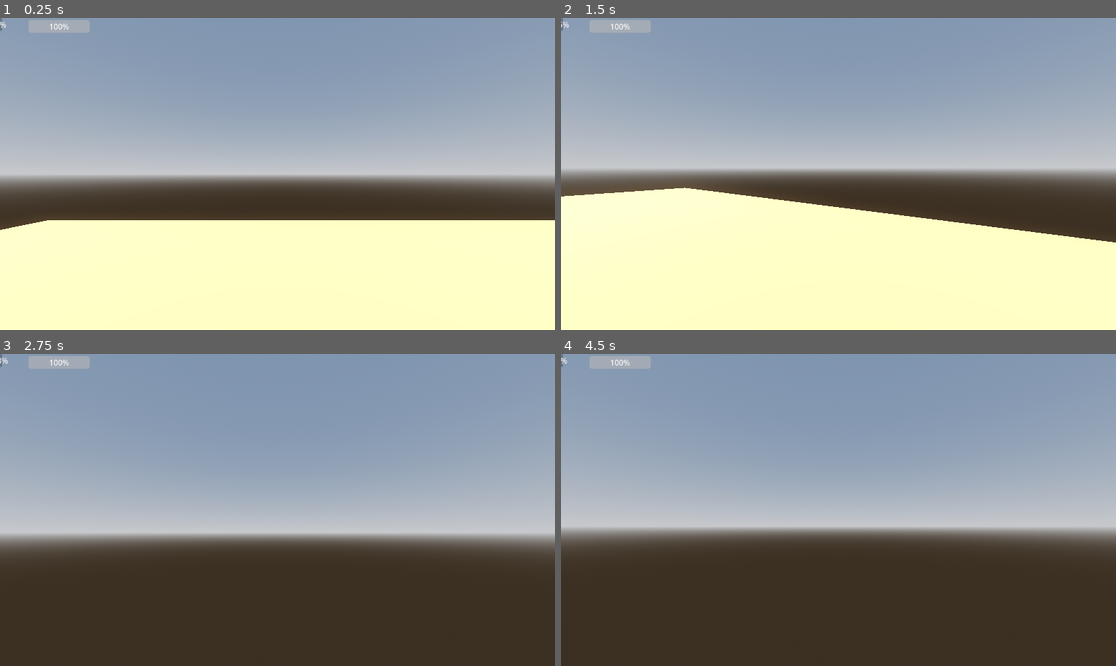
Above: before the commit, frames 1-4 (two rows, left to right).
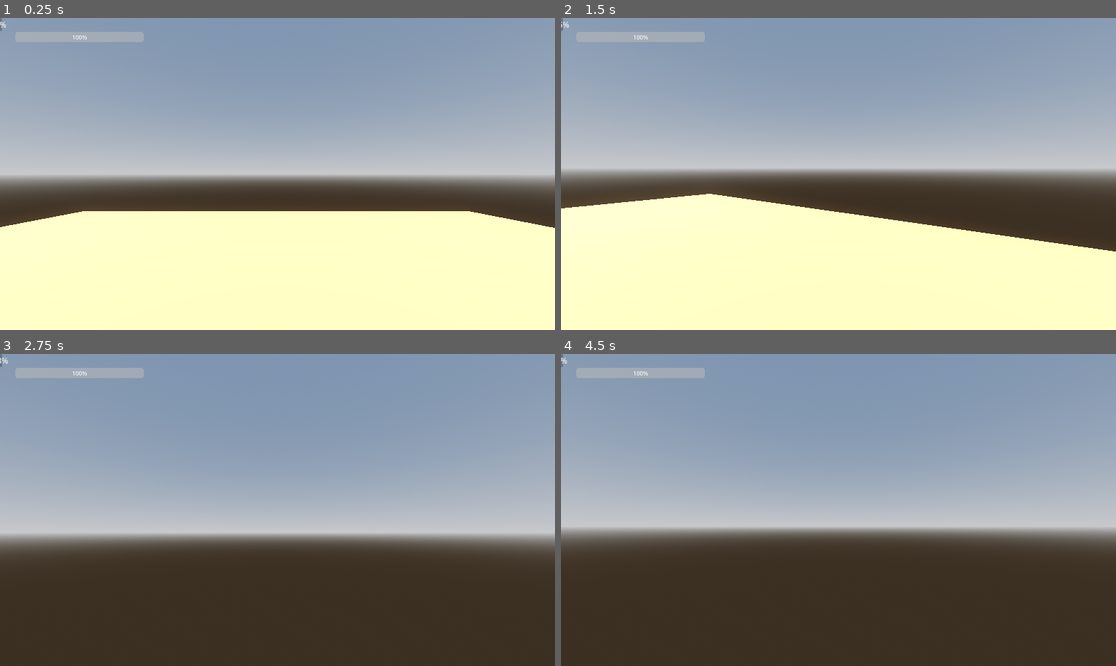
Above: after the commit, the same moments.

Repository: lungcollapser/record
Game: Godot game, scene res://scenes/world.tscn
Two runs of this game, one before a commit and one after it. Both use one fixed random seed, a clock stepped at 60 frames per second and the inputs below.
Inputs (mouse positions are in pixels of both pictures, inside the frame that each line leads up to):
- Up to frame 1 (0.25 s): no input
- Up to frame 2 (1.5 s): tap Enter (ui_accept) at 0.5, 0.77 s; move the mouse to (866, 174) at 0.52 s; hold Shift (sprint) 0.53-1.28 s; hold W (forward) from 0.53 s (still down); move the mouse to (810, 174) at 1.27 s; tap Alt (walk) at 1.35 s
- Up to frame 3 (2.75 s): keep holding W (forward); tap Enter (ui_accept) at 1.52 s; move the mouse to (288, 503) at 2.02 s; hold Shift (sprint) from 2.03 s (still down)
- Up to frame 4 (4.5 s): keep holding W (forward); move the mouse to (832, 516) at 2.77 s; release Shift (sprint) at 2.78 s; tap Alt (walk) at 2.85, 4.35 s; tap Enter (ui_accept) at 3.02, 3.5, 3.77, 4.25 s; move the mouse to (877, 513) at 3.52 s; hold Shift (sprint) 3.53-4.28 s; move the mouse to (794, 506) at 4.27 s

The runs differ from the first frame. In frame 1, 3.5% of the frame differs, in the area x 0-100%, y 0-68%; in frame 2, 3.3%; in frame 3, 1.1%; in frame 4, 1.1%.

Commit message:
massive scare

Diff:
--- /dev/null
+++ b/scenes/player.tscn
@@ -0,0 +1,22 @@
+[gd_scene load_steps=4 format=3 uid="uid://diuvg68njxngr"]
+
+[ext_resource type="Script" path="res://playerbody.gd" id="1_sxyqi"]
+
+[sub_resource type="CapsuleMesh" id="CapsuleMesh_d0phb"]
+
+[sub_resource type="CapsuleShape3D" id="CapsuleShape3D_dd3nb"]
+
+[node name="Player" type="Node3D"]
+
+[node name="Playerbody" type="CharacterBody3D" parent="."]
+script = ExtResource("1_sxyqi")
+
+[node name="MeshInstance3D" type="MeshInstance3D" parent="Playerbody"]
+mesh = SubResource("CapsuleMesh_d0phb")
+
+[node name="CollisionShape3D" type="CollisionShape3D" parent="Playerbody"]
+shape = SubResource("CapsuleShape3D_dd3nb")
+
+[node name="Head" type="Node3D" parent="Playerbody"]
+
+[node name="Camera3D" type="Camera3D" parent="Playerbody/Head"]
--- a/scenes/player_character.tscn
+++ /dev/null
@@ -1,25 +0,0 @@
-[gd_scene load_steps=4 format=3 uid="uid://c81a8r0lsdkx2"]
-
-[ext_resource type="Script" path="res://scripts/playerbody_3d.gd" id="1_4ac26"]
-
-[sub_resource type="CapsuleMesh" id="CapsuleMesh_22t87"]
-
-[sub_resource type="CapsuleShape3D" id="CapsuleShape3D_k2ria"]
-
-[node name="playernode" type="Node3D"]
-
-[node name="playerbody3d" type="CharacterBody3D" parent="."]
-script = ExtResource("1_4ac26")
-
-[node name="playermesh" type="MeshInstance3D" parent="playerbody3d"]
-transform = Transform3D(1, 0, 0, 0, 1, 0, 0, 0, 1, 0, 2.05951, 0)
-mesh = SubResource("CapsuleMesh_22t87")
-
-[node name="playershape" type="CollisionShape3D" parent="playerbody3d"]
-transform = Transform3D(1, 0, 0, 0, 1, 0, 0, 0, 1, 0, 2.05951, 0)
-shape = SubResource("CapsuleShape3D_k2ria")
-
-[node name="Head" type="Node3D" parent="playerbody3d"]
-transform = Transform3D(1, 0, 0, 0, 1, 0, 0, 0, 1, 0, 1.8199, 0)
-
-[node name="Camera3D" type="Camera3D" parent="playerbody3d/Head"]
--- a/scenes/player_ui.tscn
+++ b/scenes/player_ui.tscn
@@ -4,26 +4,18 @@
 
 [node name="PlayerUI" type="Control"]
 layout_mode = 3
-anchor_left = 0.055
-anchor_top = 0.048
+anchors_preset = 1
+anchor_left = 1.0
 anchor_right = 1.0
-anchor_bottom = 1.0
-offset_left = -65.36
-offset_top = -29.104
-offset_right = -2.0
-offset_bottom = 2.0
-grow_horizontal = 2
-grow_vertical = 2
+grow_horizontal = 0
 mouse_filter = 2
 
 [node name="StaminaBar" type="ProgressBar" parent="."]
-layout_mode = 1
-anchors_preset = -1
-anchor_right = 0.216
-anchor_bottom = 0.184
-offset_left = -25.0
-offset_top = 2.0
-offset_right = -126.832
-offset_bottom = -90.232
+layout_mode = 0
+offset_left = -1120.0
+offset_top = 29.0
+offset_right = -765.0
+offset_bottom = 57.0
+scale = Vector2(0.75, 0.75)
 value = 100.0
 script = ExtResource("1_sow0b")
--- a/scenes/world.tscn
+++ b/scenes/world.tscn
@@ -1,6 +1,6 @@
 [gd_scene load_steps=8 format=3 uid="uid://73a8pjvvssy8"]
 
-[ext_resource type="PackedScene" uid="uid://c81a8r0lsdkx2" path="res://scenes/player_character.tscn" id="1_aivjb"]
+[ext_resource type="PackedScene" uid="uid://diuvg68njxngr" path="res://scenes/player.tscn" id="2_2w5k3"]
 [ext_resource type="PackedScene" uid="uid://cfqnnebvepiiw" path="res://scenes/dead_body.tscn" id="2_cjb3p"]
 [ext_resource type="PackedScene" uid="uid://cmdngdxi7vls" path="res://scenes/player_ui.tscn" id="3_d8ha6"]
 
@@ -52,14 +52,11 @@
 use_collision = true
 size = Vector3(4.04, 0.155, 4.5)
 
-[node name="playernode" parent="." instance=ExtResource("1_aivjb")]
-transform = Transform3D(1, 0, 0, 0, 1, 0, 0, 0, 1, -3.80901, 0.607452, -5.12276)
-
 [node name="deadbody" parent="." instance=ExtResource("2_cjb3p")]
 transform = Transform3D(1, 0, 0, 0, 1, 0, 0, 0, 1, 5.89709, 3.18732, -2.18354)
 
-[node name="CanvasLayer" type="CanvasLayer" parent="."]
+[node name="Player" parent="." instance=ExtResource("2_2w5k3")]
+transform = Transform3D(1, 0, 0, 0, 1, 0, 0, 0, 1, 0, 3.08207, 0)
 
-[node name="PlayerUI" parent="CanvasLayer" instance=ExtResource("3_d8ha6")]
-anchor_left = 0.073
-offset_left = -0.0960083
+[node name="PlayerUI" parent="." instance=ExtResource("3_d8ha6")]
+unique_name_in_owner = true
Renamed: scripts/playerbody_3d.gd -> playerbody.gd
